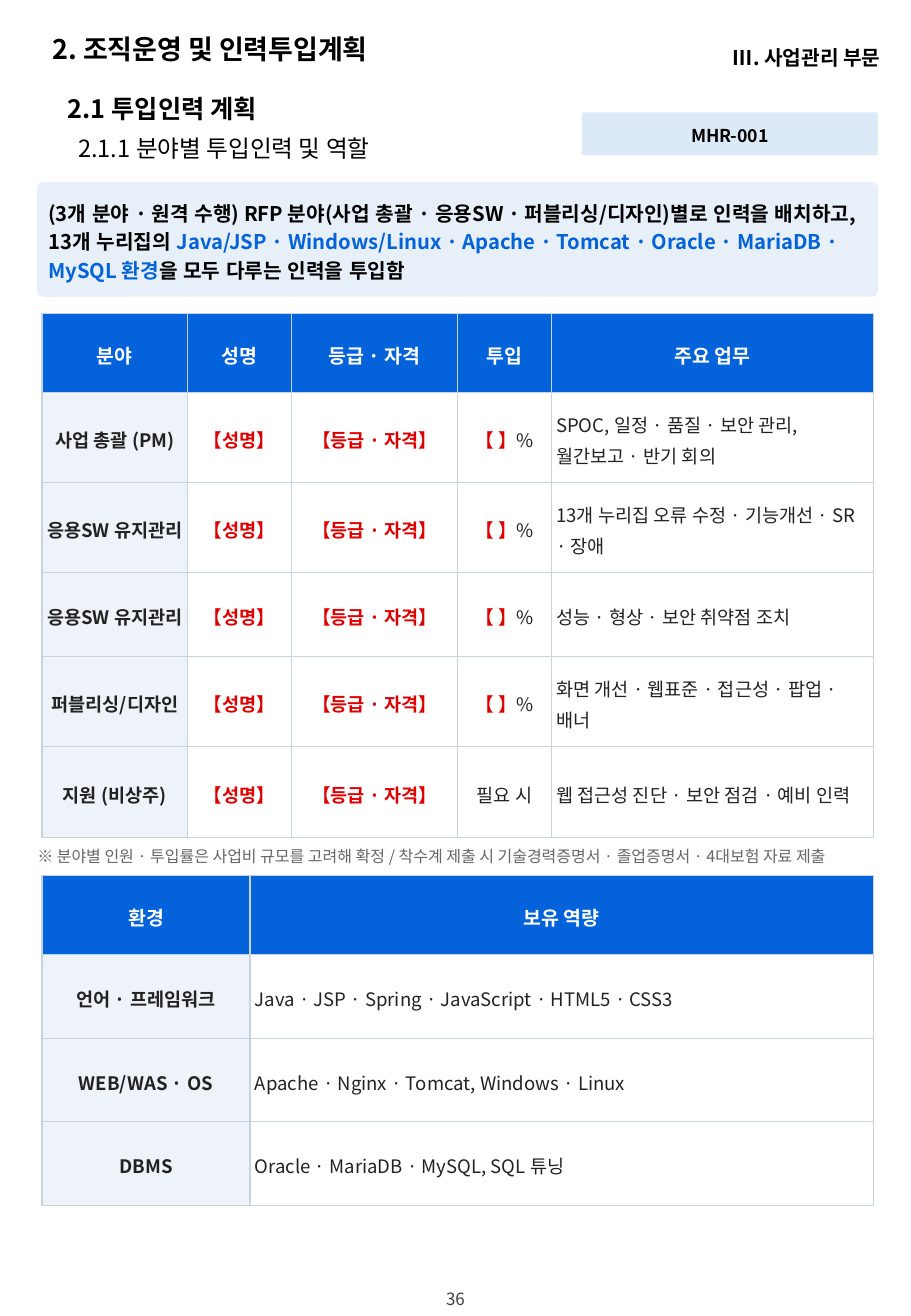
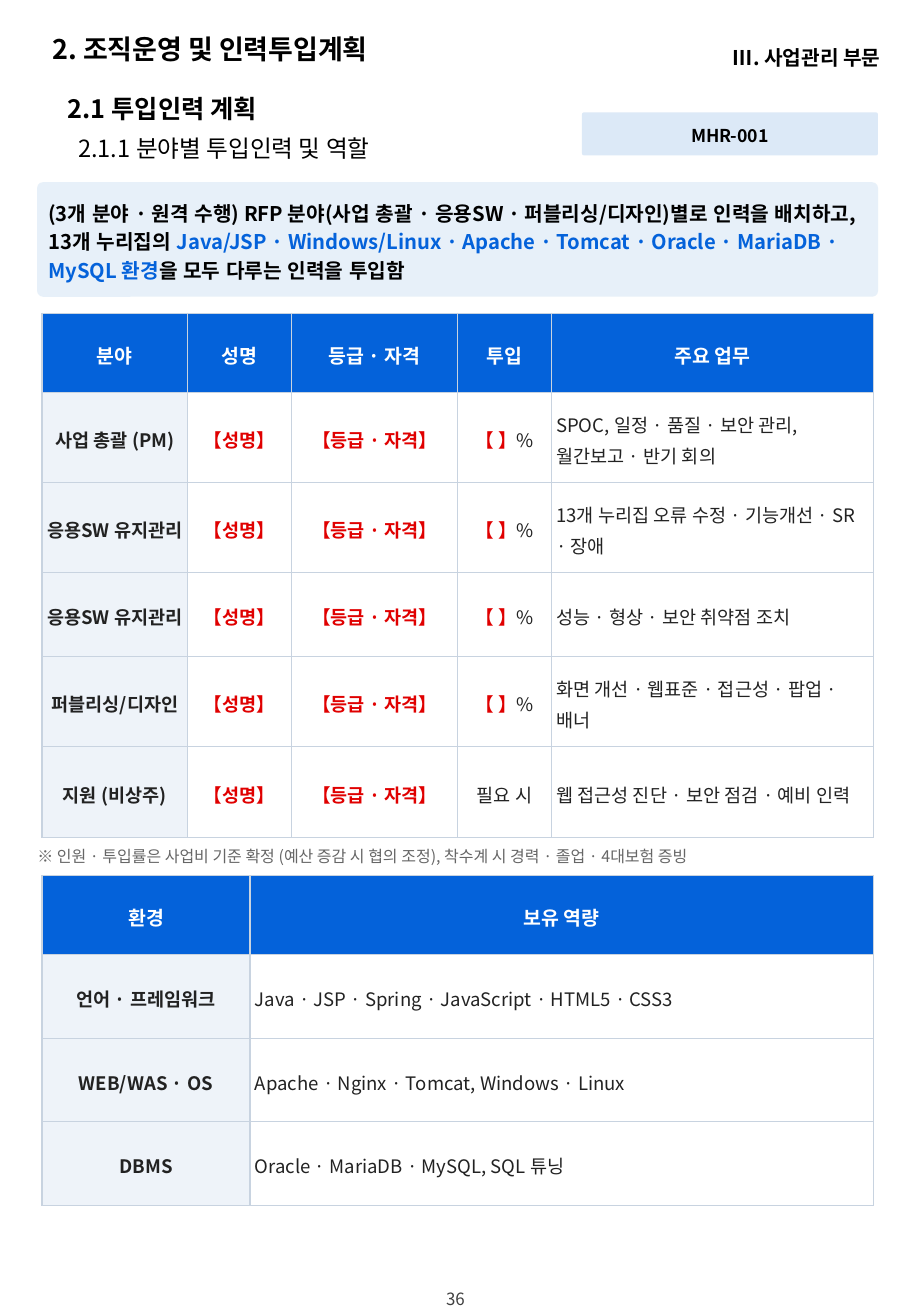
Before and after one commit to hwangsteeve-tech/hbjw, a slide deck: slide 36 of proposals/2026-12_nmk-museum-web-maint/nmk_정성제안서.pptx. Drawn at 911x1316 pixels with LibreOffice and Linux fonts; fonts in the diff are those of the drawing; background and template pictures are left out. Boxes give left, top, right and bottom in pixels: in the first picture for what was removed or moved away, otherwise in the second. Text is boxed around its words. In the diff, an @@ line names an element or a change of style, - is before the commit and + after.

```diff
--- a/proposals/2026-12_nmk-museum-web-maint/nmk_정성제안서.pptx
+++ b/proposals/2026-12_nmk-museum-web-maint/nmk_정성제안서.pptx
@@ text at box(57, 848, 687, 865): text changed @@
-※ 분야별 인원 · 투입률은 사업비 규모를 고려해 확정 / 착수계 제출 시 기술경력증명서 · 졸업증명서 · 4대보험 자료 제출
+※ 인원 · 투입률은 사업비 기준 확정 (예산 증감 시 협의 조정), 착수계 시 경력 · 졸업 · 4대보험 증빙
```
Also in this commit, not shown: 4 other slides changed, 8 other files.
